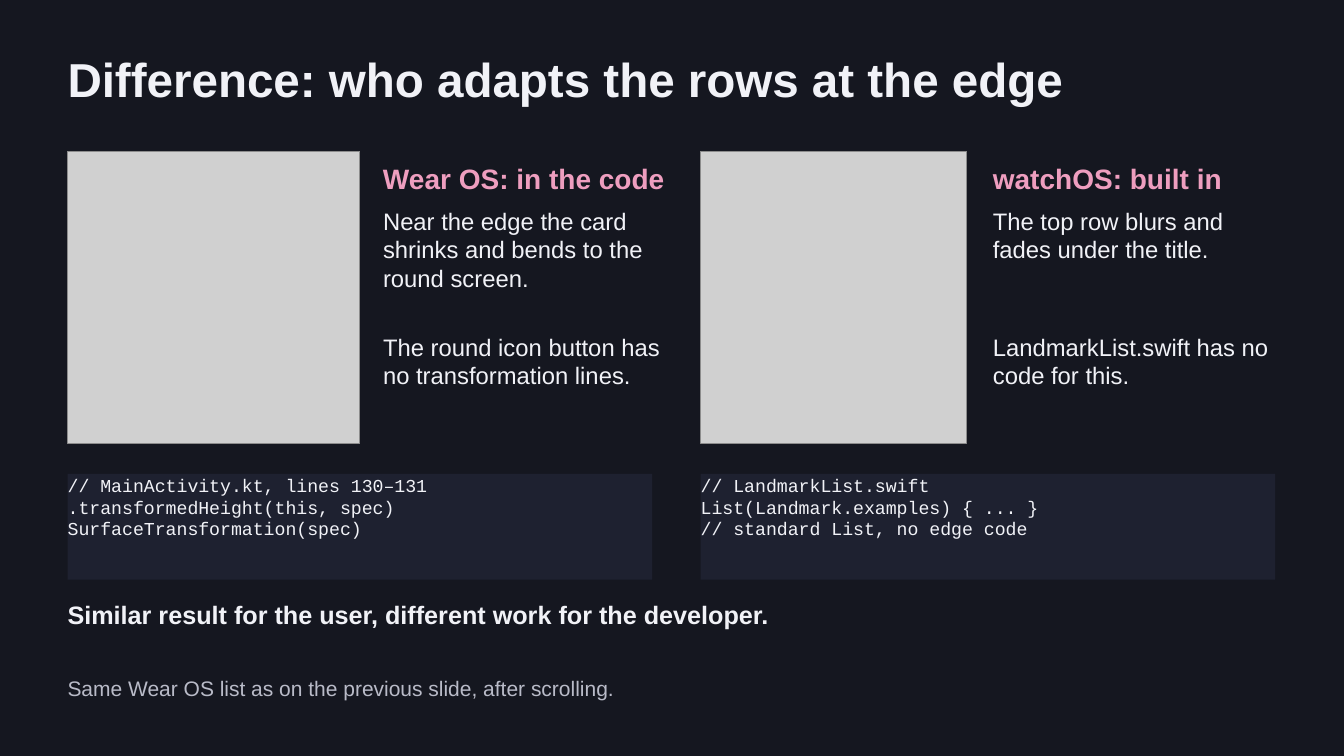
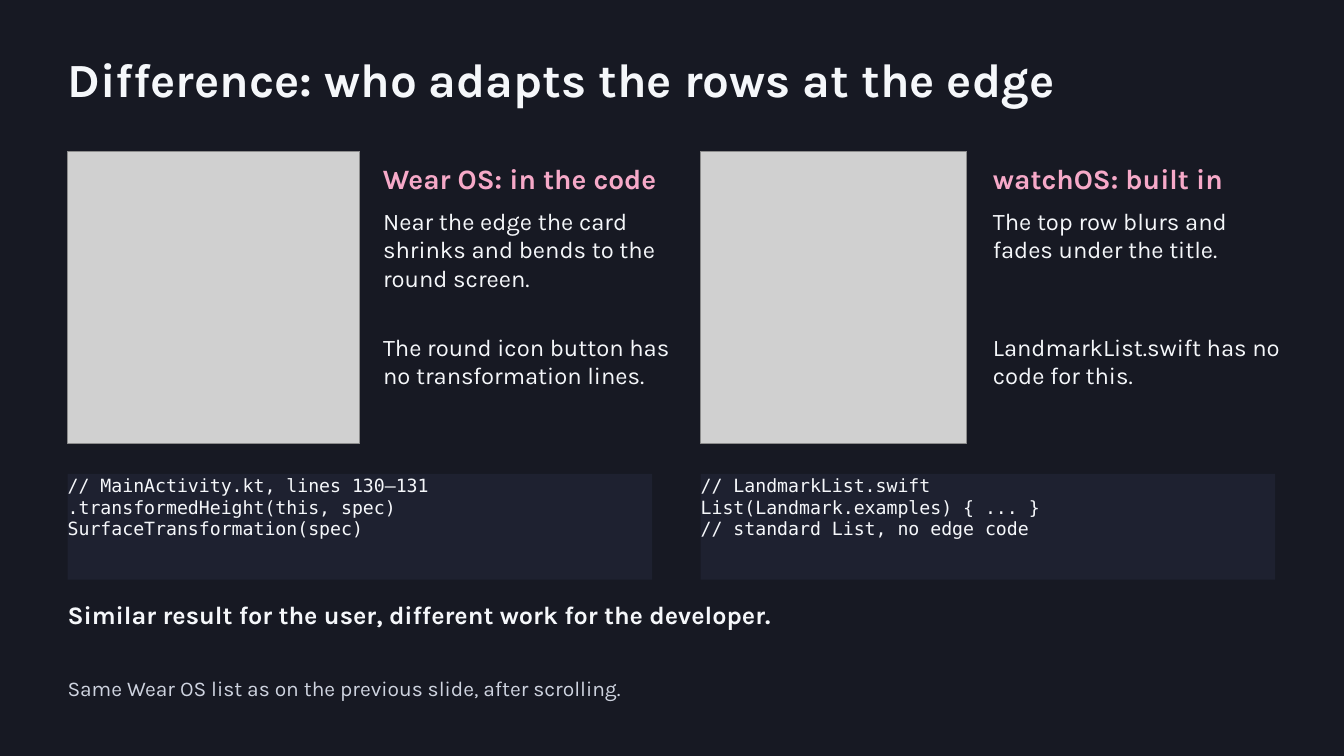
Before and after one commit to ms-Maryna/WearableAppDev, a slide deck: slide 19 of docs/slides/Wearable-App-Development.pptx (slide 14 before the commit). Drawn at 1344x756 pixels with LibreOffice and Linux fonts; fonts in the diff are those of the drawing; grey boxes stand for pictures. Boxes give left, top, right and bottom in pixels: in the first picture for what was removed or moved away, otherwise in the second. Text is boxed around its words. In the diff, an @@ line names an element or a change of style, - is before the commit and + after.

```diff
--- a/docs/slides/Wearable-App-Development.pptx
+++ b/docs/slides/Wearable-App-Development.pptx
@@ background #151720 to #171923 @@
@@ text "Wear OS: in the code" at [383,169,657,190]: font Arial to Karla, text colour #EE9EBF to #F6A9C8 @@
@@ text "watchOS: built in" at [993,169,1223,190]: font Arial to Karla, text colour #EE9EBF to #F6A9C8 @@
@@ rectangle "// MainActivity.kt, lines 130–131" at [68,474,652,580]: font Courier New to DejaVu Sans Mono, text colour #F1F2F7 to #F5F7FA @@
@@ rectangle "// LandmarkList.swift" at [701,474,1275,580]: font Courier New to DejaVu Sans Mono, text colour #F1F2F7 to #F5F7FA @@
@@ font Arial to Karla, text colour #F1F2F7 to #F5F7FA in 6 elements at [68,63,1054,109], [383,213,655,288], [383,339,669,385], [993,213,1227,259], [993,339,1279,385], [68,606,770,630] @@
@@ text "Same Wear OS list as ..." at [68,681,620,701]: font Arial to Karla, text colour #B9BBC8 to #CED3DF @@
```
Also in this commit, not shown: 14 other slides changed, 7 slides added, 6 other files.
